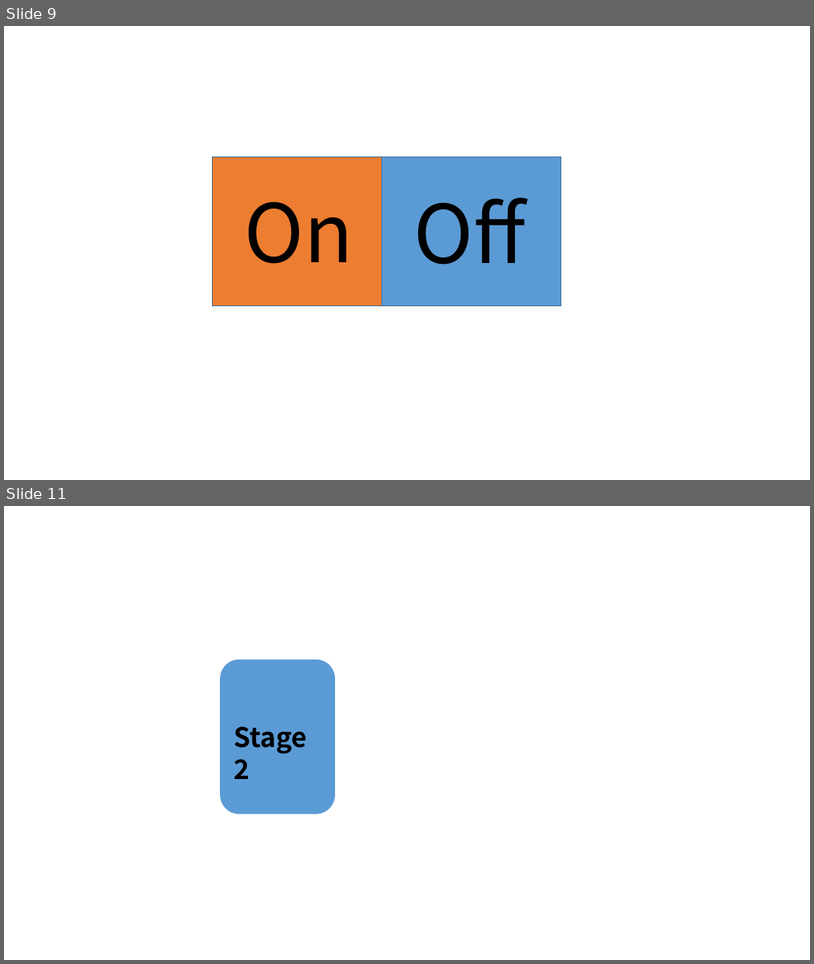
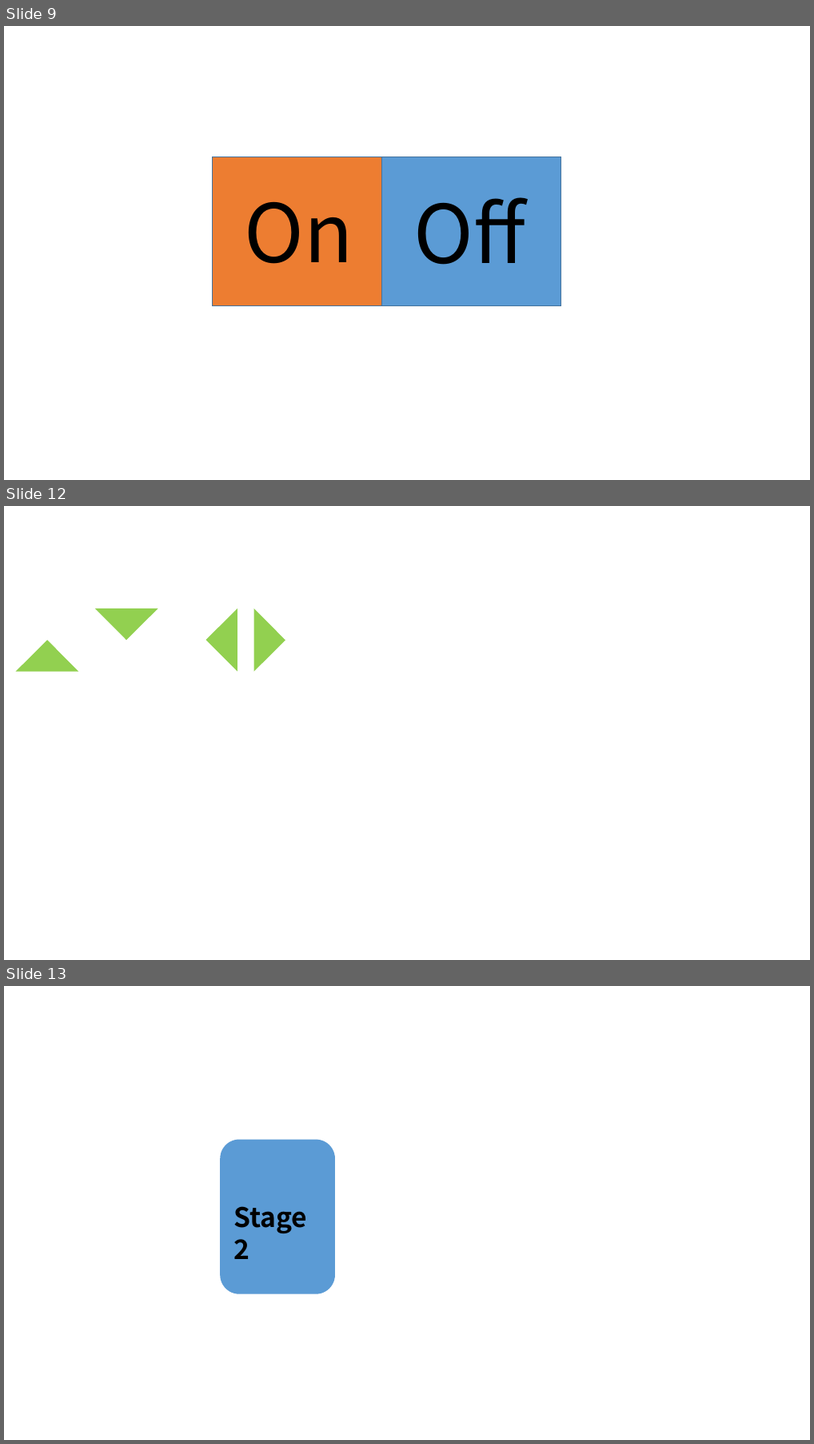
Before and after one commit to Maze-of-memories/origin, a slide deck: icon.pptx. Shown one above the other, each under a label of ours: slides 9 and 11 before the commit, slides 9, 12 and 13 after it; the slides between them are not shown. The pictures are 814x964 and 814x1444 pixels, drawn with LibreOffice and Linux fonts; fonts in the diff are those of the drawing. Boxes give left, top, right and bottom in pixels: in the first picture for what was removed or moved away, otherwise in the second. Text is boxed around its words. In the diff, an @@ line names an element or a change of style, - is before the commit and + after.

```diff
--- a/icon.pptx
+++ b/icon.pptx
@@ slide 12 added at (4,506,810,960), background #FFFFFF @@
@@ triangle added at (95,608,158,640), fill #92D050 @@
@@ triangle added at (206,608,238,671), fill #92D050 @@
@@ triangle added at (254,608,286,671), fill #92D050 @@
@@ triangle added at (15,640,78,671), fill #92D050 @@
@@ what was slide 11 is now slide 13 @@
```
Also in this commit, not shown: 1 slide changed, 1 other slide added, 21 other files.
